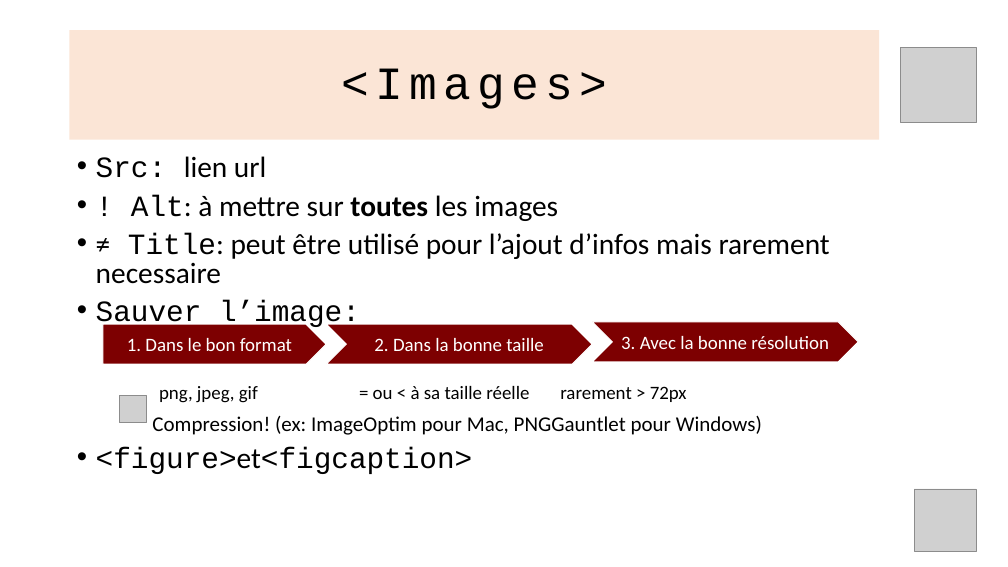
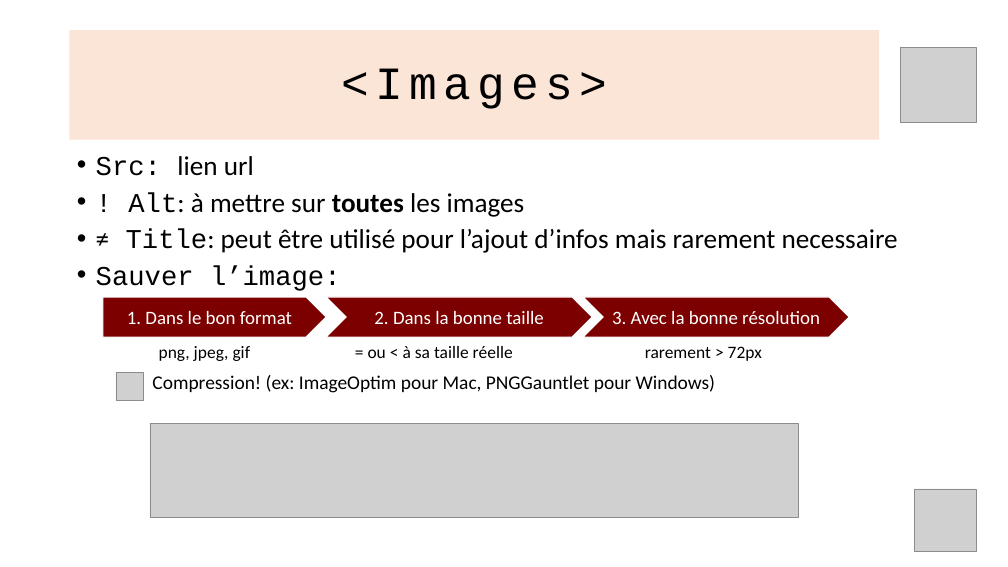
Before and after one commit to CharlotteTusset/Workshop-HTML, a slide deck: slide 10 of Matériel/Workshop - HTML.pptx. Drawn at 1008x567 pixels with LibreOffice and Linux fonts; fonts in the diff are those of the drawing; grey boxes stand for pictures. Boxes give left, top, right and bottom in pixels: in the first picture for what was removed or moved away, otherwise in the second. Text is boxed around its words. In the diff, an @@ line names an element or a change of style, - is before the commit and + after.

Commit message:
Ajouts

```diff
--- a/Matériel/Workshop - HTML.pptx
+++ b/Matériel/Workshop - HTML.pptx
@@ text "Src: lien url" at (x1=96, y1=156, x2=898, y2=393): size 28 to 25.9 pt in "Src: lien url", "! Alt: à mettre sur toutes les ...", "≠ Title: peut être utilisé pour l’ajout ...", "Sauver l’image:"; size 18 to 16.6 pt in "png, jpeg, gif = ou < à ..."; size 20 to 18.5 pt in "Compression! (ex: ImageOptim pour Mac, PNGGauntlet pour ..." @@
@@ pentagon arrow "1. Dans le bon format" moved from (x1=103, y1=324, x2=326, y2=364) to (x1=103, y1=297, x2=326, y2=337) @@
@@ chevron "2. Dans la bonne taille" moved from (x1=326, y1=324, x2=592, y2=364) to (x1=326, y1=297, x2=592, y2=337) @@
@@ chevron "3. Avec la bonne résolution" moved from (x1=592, y1=322, x2=858, y2=362) to (x1=583, y1=297, x2=849, y2=337) @@
@@ picture moved from (x1=119, y1=395, x2=147, y2=423) to (x1=116, y1=373, x2=143, y2=400) @@
@@ text at (x1=96, y1=447, x2=473, y2=474): paragraph removed @@
-• <figure>et<figcaption>
@@ picture added at (x1=150, y1=423, x2=799, y2=518) @@
```
Also in this commit, not shown: 5 other slides changed, 8 slides removed, 3 other files.
